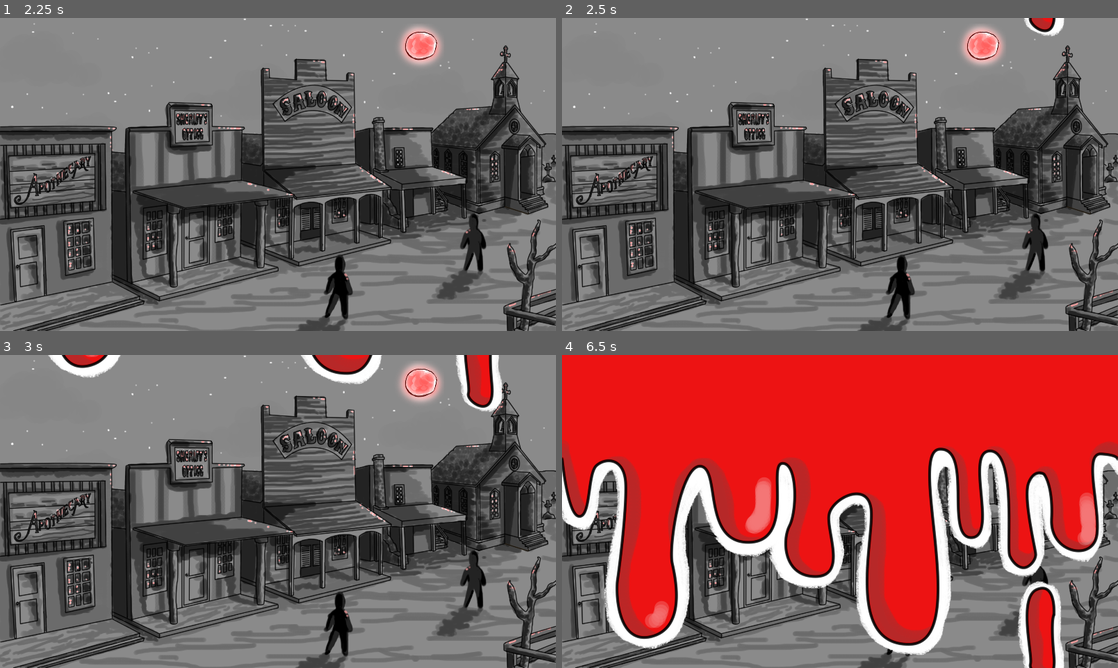
Above: before the commit, frames 1-4 (two rows, left to right).
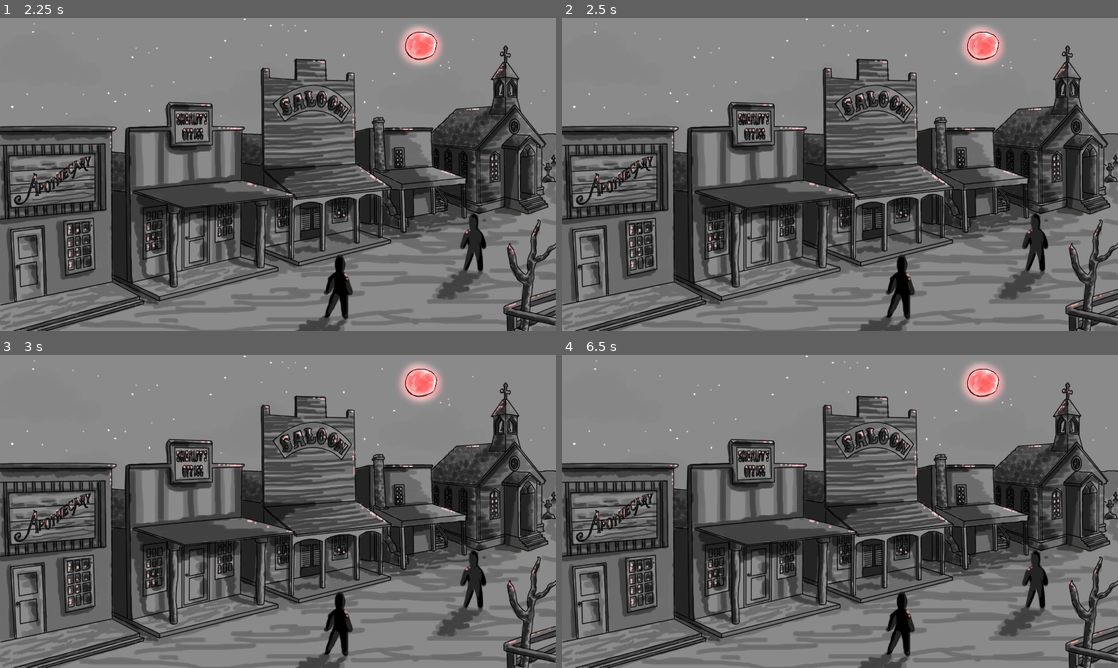
Above: after the commit, the same moments.

Repository: gadse/high-moon
Game: Godot game, scene res://scenes/kill_scene/KillScene.tscn
Two runs of this game, one before a commit and one after it. Both use one fixed random seed, a clock stepped at 60 frames per second and the inputs below. This scene is started directly instead of the project's main scene.
Inputs (mouse positions are in pixels of both pictures, inside the frame that each line leads up to):
- Up to frame 1 (2.25 s): tap Enter at 0.5, 2 s; move the mouse to (400, 158) at 0.52 s; click (400, 158) at 0.67 s; tap Space at 1.25 s; drag from (166, 190) to (250, 237) at 1.27 s; move the mouse to (333, 105) at 2.02 s; click (333, 105) at 2.17 s
- Up to frame 2 (2.5 s): no input
- Up to frame 3 (3 s): drag from (250, 574) to (111, 464) at 2.77 s
- Up to frame 4 (6.5 s): move the mouse to (1006, 558) at 3.52 s; click (1006, 558) at 3.67 s; drag from (673, 464) to (756, 433) at 4.27 s; move the mouse to (867, 511) at 5.02 s; click (867, 511) at 5.17 s; drag from (756, 433) to (728, 527) at 5.77 s

Frame 1 is identical in both runs. In frame 2, 0.3% of the frame differs, in the area x 83-91%, y 0-6%; in frame 3, 2.9%; in frame 4, 71%, in the area x 0-100%, y 0-100%.

Commit message:
IT'S HIGH MOON

Diff:
--- a/scenes/kill_scene/KillScene.tscn
+++ b/scenes/kill_scene/KillScene.tscn
@@ -2,7 +2,7 @@
 
 [ext_resource path="res://scenes/kill_scene/DesertEagle.ogg" type="AudioStream" id=1]
 [ext_resource path="res://scenes/kill_scene/KillScene.gd" type="Script" id=2]
-[ext_resource path="res://scenes/kill_scene/ItsHighNoon.ogg" type="AudioStream" id=3]
+[ext_resource path="res://scenes/kill_scene/Its High Moon.ogg" type="AudioStream" id=3]
 [ext_resource path="res://scenes/templates/scene_fader/SceneFader.tscn" type="PackedScene" id=4]
 [ext_resource path="res://scenes/kill_scene/Bloodsplatter_vA_v2.png" type="Texture" id=5]
 [ext_resource path="res://scenes/kill_scene/BG_HighMoon_Killingscene.png" type="Texture" id=6]
